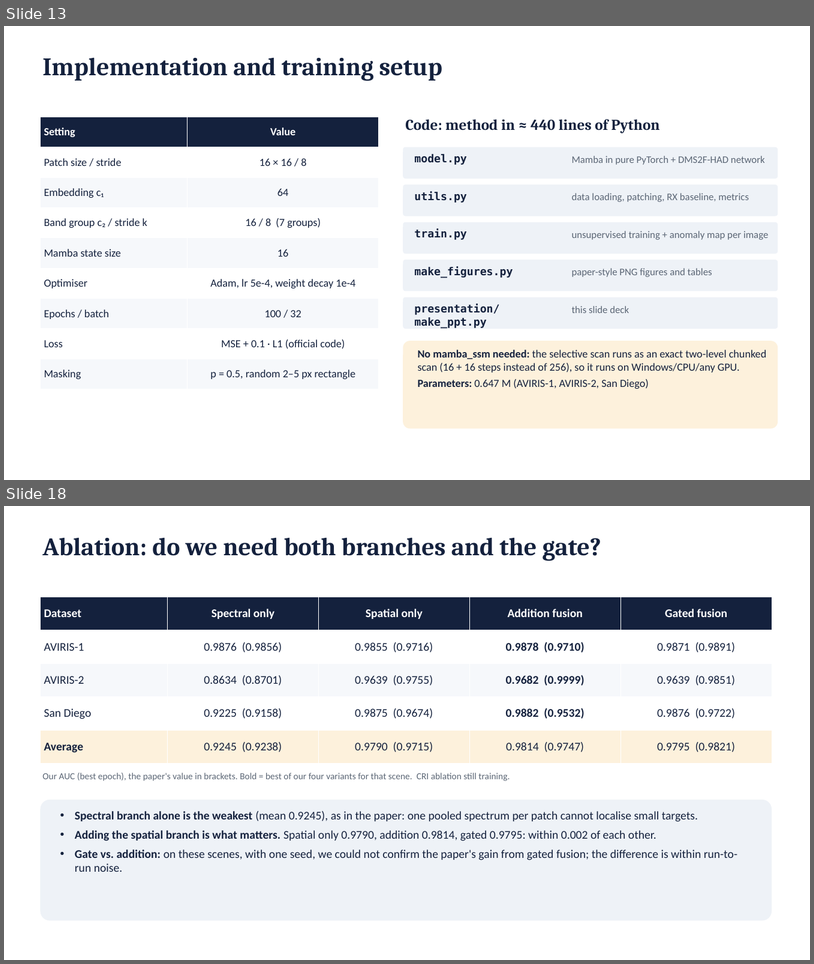
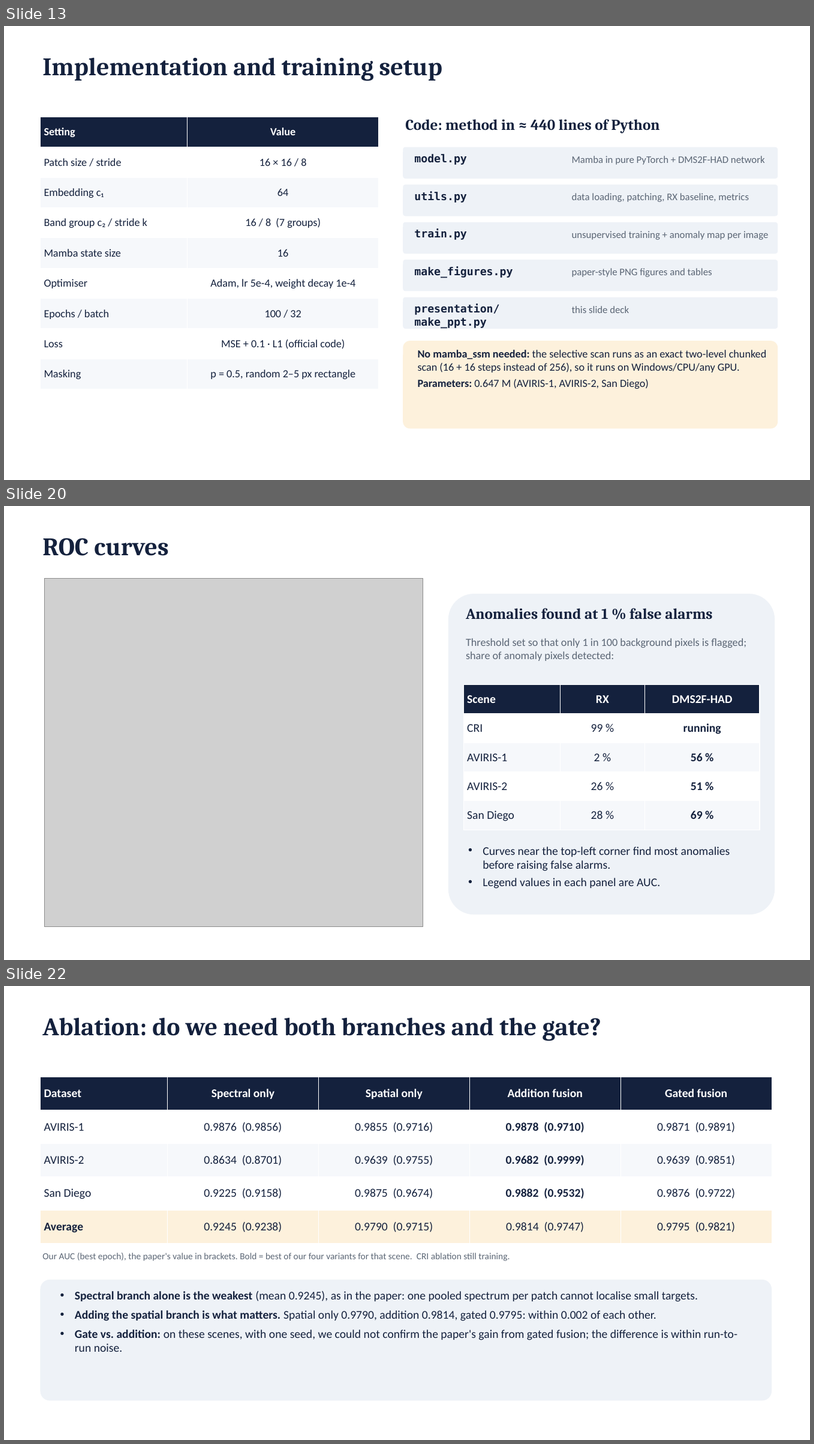
Before and after one commit to SaarthakG-Dtu/Hyperspectral_Anomaly_Detection, a slide deck: presentation/DMS2F-HAD_presentation.pptx. Shown one above the other, each under a label of ours: slides 13 and 18 before the commit, slides 13, 20 and 22 after it; the slides between them are not shown. The pictures are 814x964 and 814x1444 pixels, drawn with LibreOffice and Linux fonts; fonts in the diff are those of the drawing; grey boxes stand for pictures. Boxes give left, top, right and bottom in pixels: in the first picture for what was removed or moved away, otherwise in the second. Text is boxed around its words. In the diff, an @@ line names an element or a change of style, - is before the commit and + after.

```diff
--- a/presentation/DMS2F-HAD_presentation.pptx
+++ b/presentation/DMS2F-HAD_presentation.pptx
@@ slide 20 added at [4,506,810,960], background #FFFFFF @@
@@ text added at [42,538,168,556], 30 pt, text #14213D, bold @@
+ROC curves
@@ picture added at [45,579,423,927] @@
@@ rounded rectangle added at [449,594,776,915], fill #EEF2F7 @@
@@ text added at [466,608,713,619], 18 pt, text #14213D, bold @@
+Anomalies found at 1 % false alarms
@@ text added at [466,638,747,661], 13 pt, text #5B6675 @@
+Threshold set so that only 1 in 100 background pixels is flagged; share of anomaly pixels detected:
@@ table added at [464,684,760,829], 5 rows, 3 columns @@
+Scene | RX | DMS2F-HAD
+CRI | 99 % | running
+AVIRIS-1 | 2 % | 56 %
+AVIRIS-2 | 26 % | 51 %
+San Diego | 28 % | 69 %
@@ text added at [483,846,731,888], 14 pt, text #14213D @@
+• Curves near the top-left corner find most anomalies before raising false alarms.
+• Legend values in each panel are AUC.
@@ what was slide 18 is now slide 22 @@
```
Also in this commit, not shown: 7 slides changed, 5 other slides added, 2 slides removed, 7 other files.
